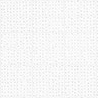
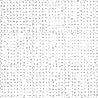
The second 98px x 98px image is a revision of the first. Changes to its layers:
added layer "Layer 2" (30%) above "Layer 1 copy" over [0, 0, 98, 98]
hid "Layer 1" over [0, 0, 98, 98]
